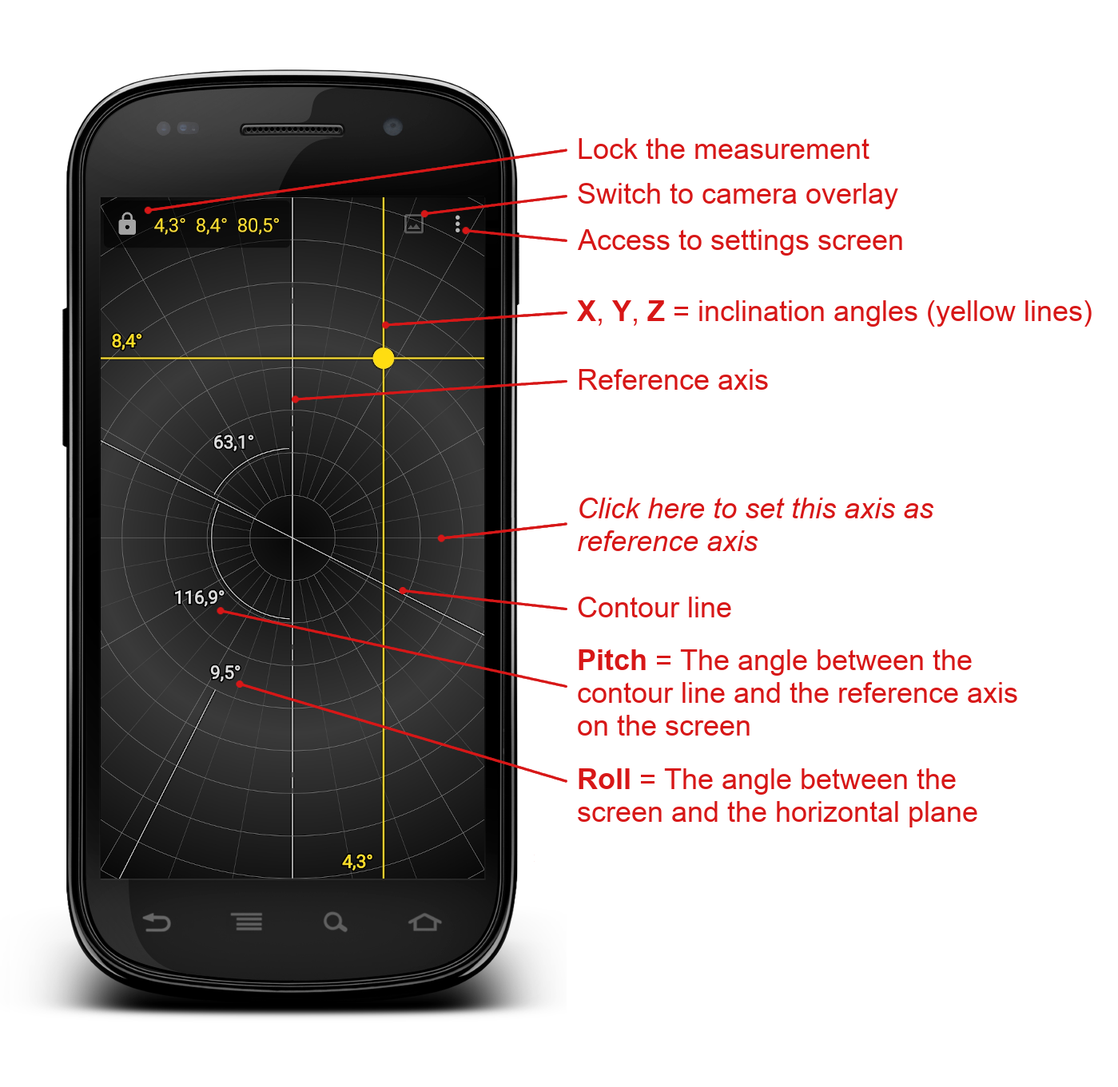
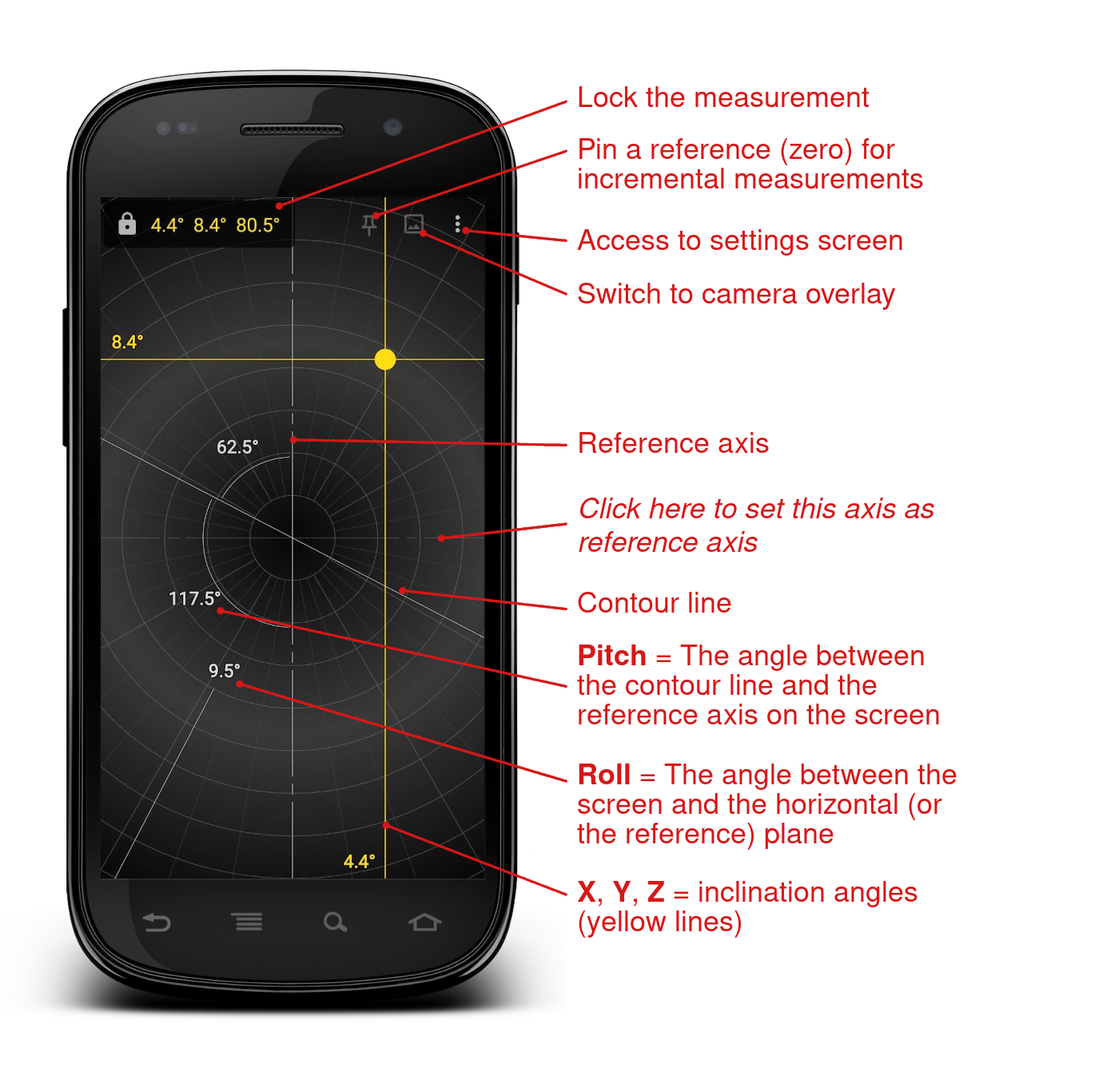
The second 1118 x 1087 image is a revision of the first. Changes to its layers:
added layer "Pin a reference (zero) for ..." above "Lock the measurement" over [578, 138, 923, 190]
painted on "Lock the measurement" over [578, 86, 870, 159]
painted on "Access to settings screen" over [576, 229, 903, 256]
painted on "Switch to camera overlay" over [577, 182, 899, 311]
painted on "Roll = The angle between the ..." over [576, 763, 978, 851]
renamed "Pitch = The angle between the ..." to "Pitch = The angle between ...", painted on it over [576, 644, 1018, 736]
painted on "Click here to set this axis as..." over [577, 497, 935, 553]
painted on "Reference axis" over [578, 369, 769, 454]
painted on "Contour line" over [577, 592, 732, 618]
renamed "X, Y, Z = inclination angles (..." to "X, Y, Z = inclination angles ...", painted on it over [576, 300, 1092, 939]
painted on "Red lines" over [143, 99, 568, 897]
painted on "Livello incollato #1" over [100, 197, 485, 879]
